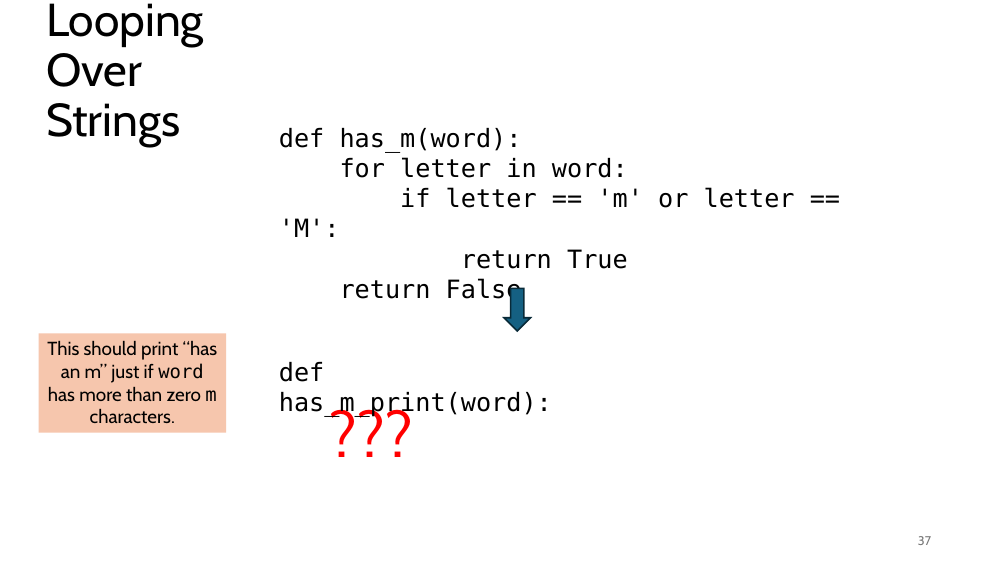
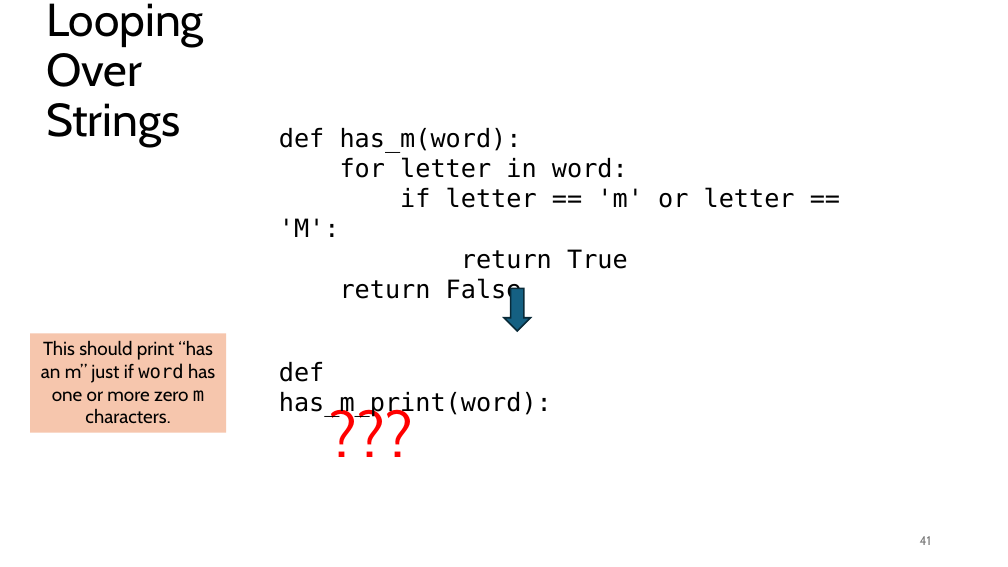
Before and after one commit to tjd1234/cmpt120spring2026, a slide deck: slide 41 of lecture_notes/chapter7/chapter7.pptx (slide 37 before the commit). Drawn at 1008x567 pixels with LibreOffice and Linux fonts; fonts in the diff are those of the drawing. Boxes give left, top, right and bottom in pixels: in the first picture for what was removed or moved away, otherwise in the second. Text is boxed around its words. In the diff, an @@ line names an element or a change of style, - is before the commit and + after.

```diff
--- a/lecture_notes/chapter7/chapter7.pptx
+++ b/lecture_notes/chapter7/chapter7.pptx
@@ rectangle "This should print “has an ...": place and size @@
-rectangle "This should print “has an ..." at (39, 333, 226, 433)
+rectangle "This should print “has an ..." at (30, 333, 226, 433)
@@ text in rectangle at (41, 340, 215, 424): text changed @@
-This should print “has an m” just if word has more than zero m characters.
+This should print “has an m” just if word has one or more zero m characters.
@@ page number at (920, 536, 931, 545): text changed @@
-37
+41
```
Also in this commit, not shown: 14 other slides changed, 5 slides added, 7 other files.
